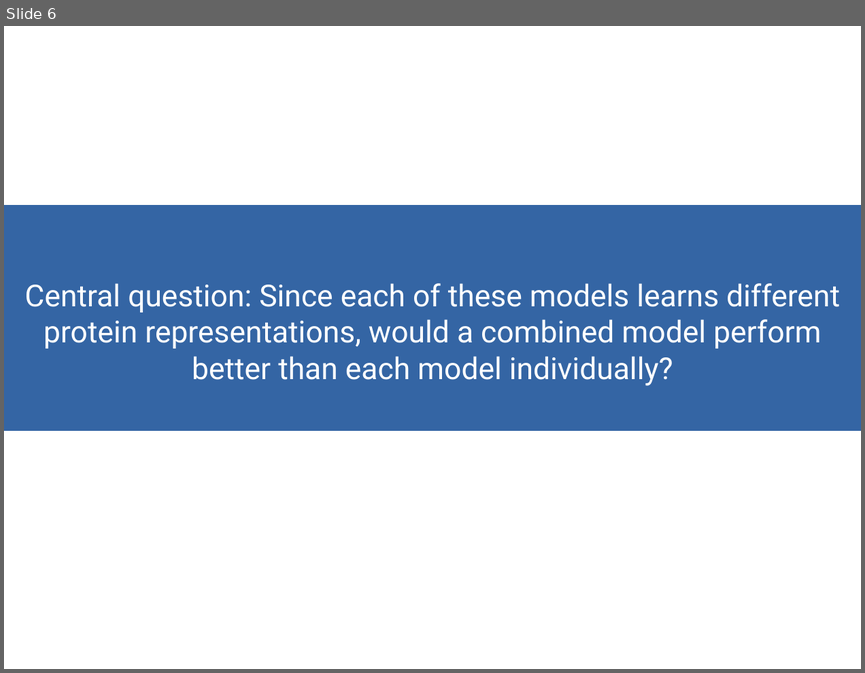
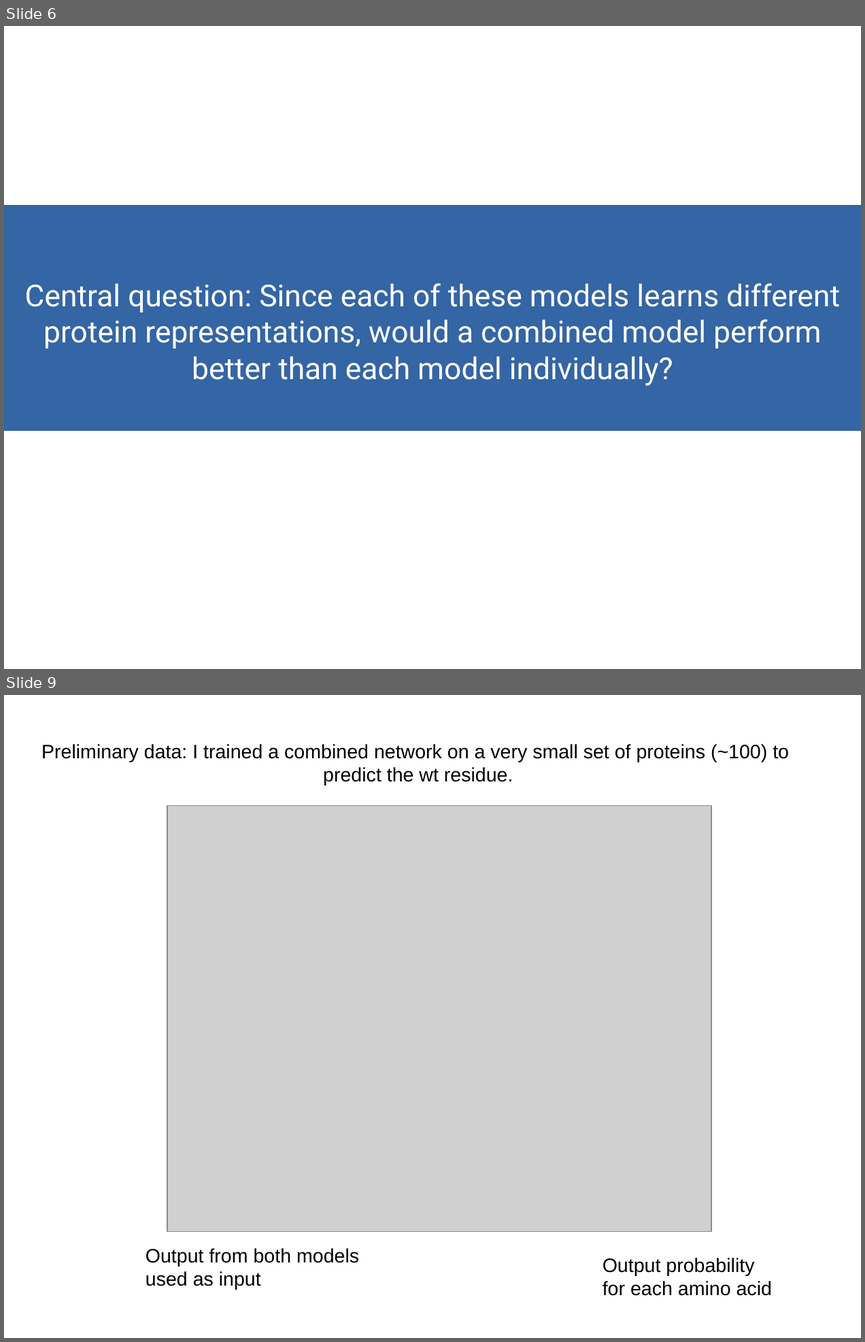
Before and after one commit to akulikova64/BERT_CNN_comparison, a slide deck: analysis/present_12_16_21.odp. Shown one above the other, each under a label of ours: slide 6 before the commit, slides 6 and 9 after it; the slides between them are not shown. The pictures are 865x673 and 865x1342 pixels, drawn with LibreOffice and Linux fonts; fonts in the diff are those of the drawing; grey boxes stand for pictures. Boxes give left, top, right and bottom in pixels: in the first picture for what was removed or moved away, otherwise in the second. Text is boxed around its words. In the diff, an @@ line names an element or a change of style, - is before the commit and + after.

```diff
--- a/analysis/present_12_16_21.odp
+++ b/analysis/present_12_16_21.odp
@@ slide 9 added at (x1=4, y1=695, x2=861, y2=1338), background #FFFFFF @@
@@ text added at (x1=41, y1=744, x2=789, y2=785), 18 pt, text #000000 @@
+Preliminary data: I trained a combined network on a very small set of proteins (~100) to
+predict the wt residue.
@@ picture added at (x1=167, y1=805, x2=711, y2=1232) @@
@@ text added at (x1=145, y1=1248, x2=359, y2=1289), 18 pt, text #000000 @@
+Output from both models
+used as input
@@ text added at (x1=602, y1=1257, x2=772, y2=1295), 18 pt, text #000000 @@
+Output probability
+for each amino acid
```
Also in this commit, not shown: 15 other slides added, 2 slides removed, 1 other file.
